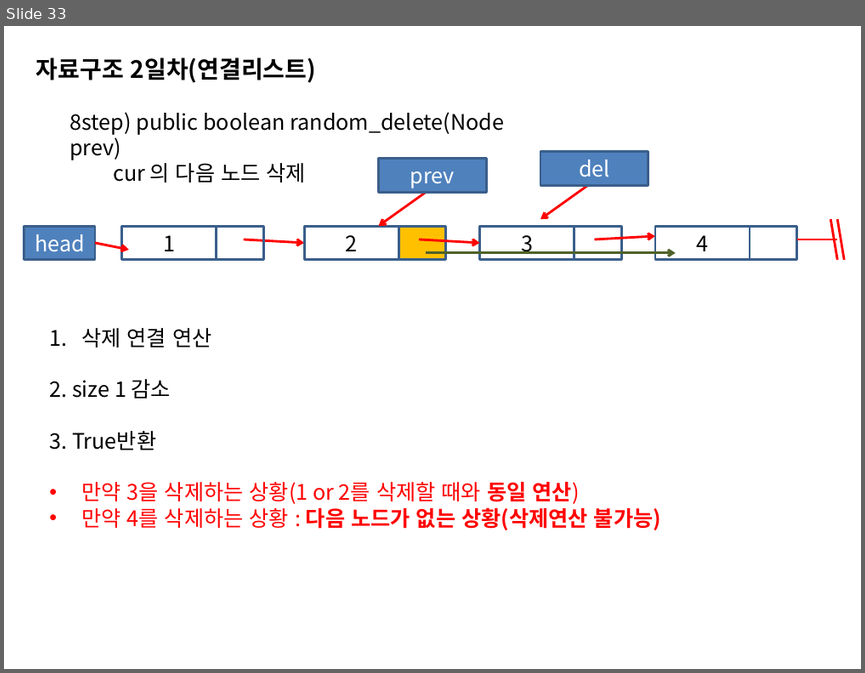
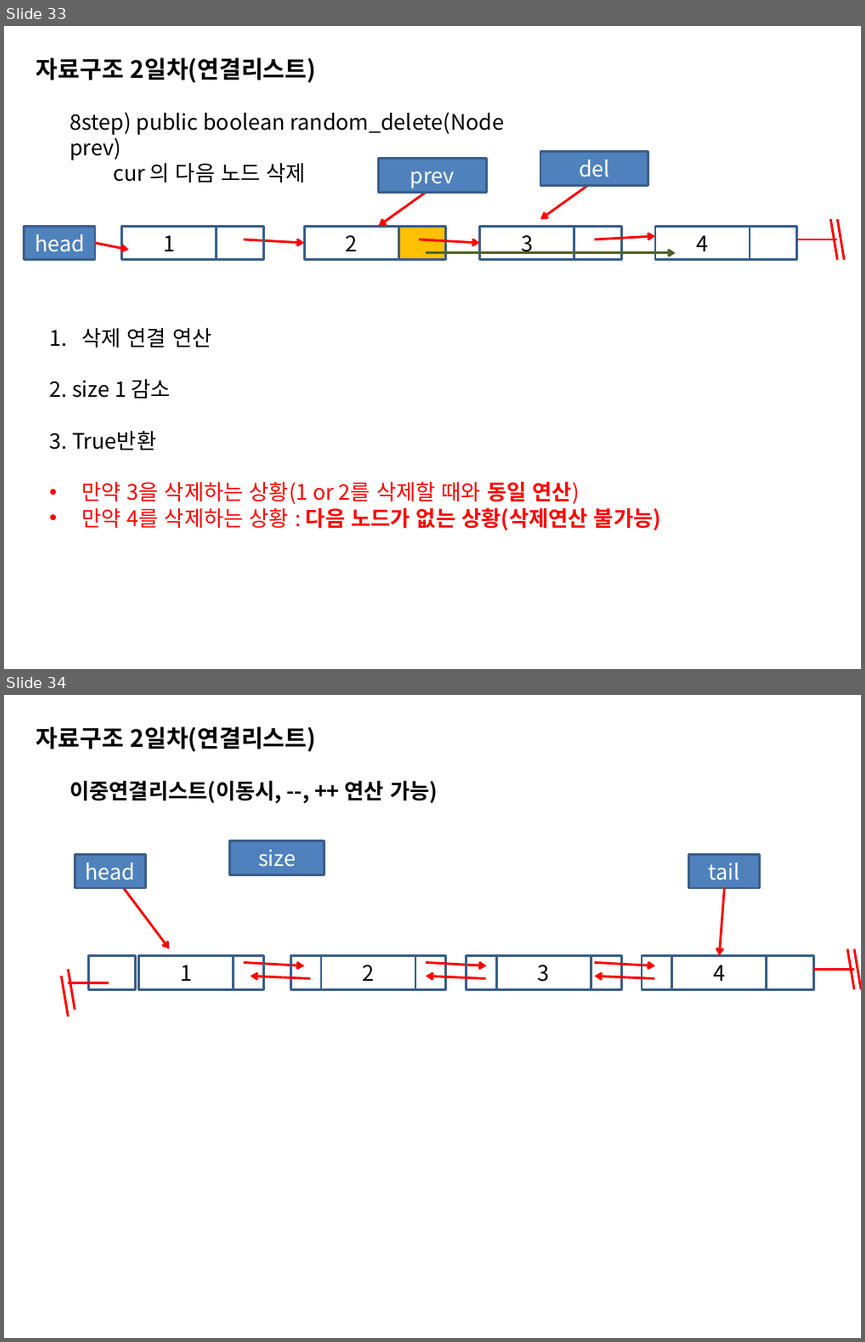
Before and after one commit to sing2song/TILDS, a slide deck: Java자료구조2.pptx. Shown one above the other, each under a label of ours: slide 33 before the commit, slides 33 and 34 after it. The pictures are 865x673 and 865x1342 pixels, drawn with LibreOffice and Linux fonts; fonts in the diff are those of the drawing. Boxes give left, top, right and bottom in pixels: in the first picture for what was removed or moved away, otherwise in the second. Text is boxed around its words. In the diff, an @@ line names an element or a change of style, - is before the commit and + after.

```diff
--- a/Java자료구조2.pptx
+++ b/Java자료구조2.pptx
@@ slide 34 added at (4,695,861,1338), background #FFFFFF @@
@@ text added at (36,726,316,752), 20 pt, text #000000, bold @@
+자료구조 2일차(연결리스트)
@@ text added at (69,781,438,804), 18 pt, text #000000, bold @@
+이중연결리스트(이동시, --, ++ 연산 가능)
@@ rectangle added at (230,840,324,874), fill #4F81BD, outline #3A5F8C 2 pt, 18 pt, text #FFFFFF @@
+size
@@ rectangle added at (75,854,146,888), fill #4F81BD, outline #3A5F8C 2 pt, 18 pt, text #FFFFFF @@
+head
@@ rectangle added at (688,854,760,888), fill #4F81BD, outline #3A5F8C 2 pt, 18 pt, text #FFFFFF @@
+tail
@@ arrow added from (124, 888) to (170, 948), #FF0000 2 pt @@
@@ arrow added from (725, 888) to (720, 955), #FF0000 2 pt @@
@@ line added from (847, 948) to (854, 990), #FF0000 2 pt @@
@@ line added from (854, 948) to (861, 990), #FF0000 2 pt @@
@@ line added from (69, 970) to (75, 1009), #FF0000 2 pt @@
@@ rectangle added at (88,955,135,989), outline #3A5F8C 2 pt @@
@@ rectangle added at (138,955,233,989), outline #3A5F8C 2 pt, 18 pt, text #000000 @@
+1
@@ rectangle added at (234,955,263,989), outline #3A5F8C 2 pt @@
@@ arrow added from (244, 962) to (304, 966), #FF0000 2 pt @@
@@ rectangle added at (291,955,321,989), outline #3A5F8C 2 pt @@
@@ rectangle added at (321,955,415,989), outline #3A5F8C 2 pt, 18 pt, text #000000 @@
+2
@@ rectangle added at (415,955,445,989), outline #3A5F8C 2 pt @@
@@ arrow added from (426, 962) to (487, 966), #FF0000 2 pt @@
@@ rectangle added at (466,955,496,989), outline #3A5F8C 2 pt @@
@@ rectangle added at (497,955,590,989), outline #3A5F8C 2 pt, 18 pt, text #000000 @@
+3
@@ rectangle added at (590,955,621,989), outline #3A5F8C 2 pt @@
@@ arrow added from (595, 962) to (655, 966), #FF0000 2 pt @@
@@ rectangle added at (642,955,671,989), outline #3A5F8C 2 pt @@
@@ rectangle added at (672,955,766,989), outline #3A5F8C 2 pt, 18 pt, text #000000 @@
+4
@@ rectangle added at (766,955,814,989), outline #3A5F8C 2 pt @@
@@ line added from (814, 970) to (854, 970), #FF0000 2 pt @@
@@ line added from (62, 976) to (69, 1016), #FF0000 2 pt @@
@@ line added from (69, 983) to (109, 983), #FF0000 2 pt @@
@@ arrow added from (310, 979) to (250, 976), #FF0000 2 pt @@
@@ arrow added from (485, 979) to (426, 976), #FF0000 2 pt @@
@@ arrow added from (654, 979) to (595, 976), #FF0000 2 pt @@
```
Also in this commit, not shown: 14 other slides added, 8 other files.
